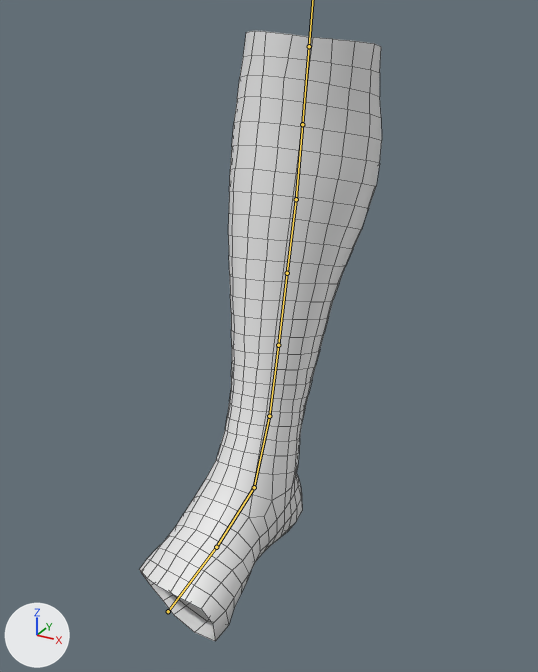
An edit to the FBX model care-up/Assets/Resources_moved/Models/CompressionStockingOnLeg.fbx, drawn before and after from the same camera.
Both versions are drawn from a camera (50 mm lens) standing at (0.319, -0.401, 0.488) and looking at (0.0, 0.179, 0.198). Arrows for +X, +Y and +Z are at lower left; the lights stay in place. Both versions are drawn at frame 1449 of the action 'Armature_CSOL|_csol_SQ2_L_armsRawAnimation4_PuttingCompressionStocking_SQ2_step_23-33.ble'; the numbers are the values there. The bones that bend it are drawn over the model as lines. Mesh edges are drawn as thin lines.

The first picture shows 'CompressionStockingOnLegMesh'.
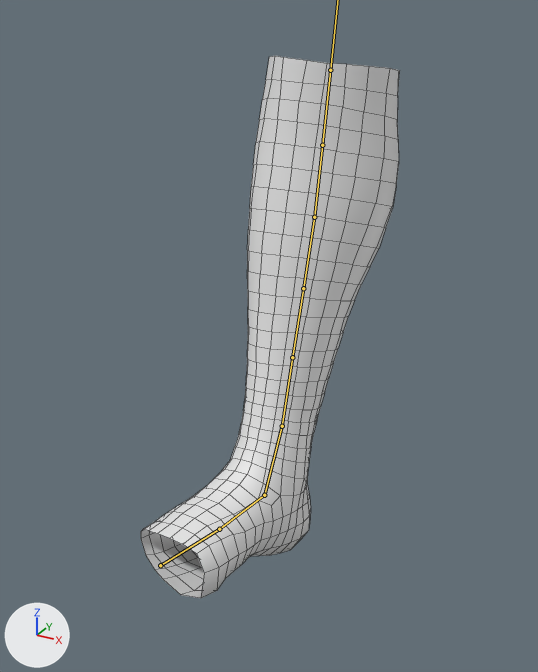
What differs and where, as boxes [x1, y1, x2, y2] in the pictures (538 x 672 px):
'CompressionStockingOnLegMesh', posed (7% wider, 11% shorter): before [139, 30, 382, 641]; after [141, 56, 400, 598]
bone 'Bone', root to tip: before (168, 611) to (216, 547); after (160, 565) to (219, 529)
bone 'Bone.003', root to tip: before (216, 547) to (254, 487); after (219, 529) to (264, 495)
bone 'Bone.001', root to tip: before (254, 487) to (269, 416); after (264, 495) to (282, 426)
bone 'Bone.007', root to tip: before (269, 416) to (278, 345); after (282, 426) to (292, 357)
bone 'Bone.004', root to tip: before (278, 345) to (287, 273); after (292, 357) to (303, 288)
bone 'Bone.006', root to tip: before (287, 273) to (296, 199); after (303, 288) to (314, 217)

Diff of the bpy script that builds the scene:
```diff
--- a/care-up/Assets/Resources_moved/Models/CompressionStockingOnLeg.fbx.py
+++ b/care-up/Assets/Resources_moved/Models/CompressionStockingOnLeg.fbx.py
@@ bone_bone @@
 bone_bone = bpy.data.objects['Armature_CSOL'].pose.bones['Bone']
-bone_bone.location = (0.0, 0.0, 0.0)
-bone_bone.rotation_quaternion = (1.0, 0.0, 0.0, 0.0)  # degrees (0, 0, 0)
-bone_bone.scale = (1.0, 1.0, 1.0)
+bone_bone.location = (-0.02, 0.024, 0.026)
+bone_bone.rotation_quaternion = (0.978, -0.194, -0.045, -0.056)  # degrees (-22, -6, -5)
+bone_bone.scale = (1.01, 1.01, 1.01)
@@ bone_bone_003 @@
 bone_bone_003 = bpy.data.objects['Armature_CSOL'].pose.bones['Bone.003']  # child of 'Bone'
-bone_bone_003.rotation_quaternion = (0.999, -0.003, 0.005, 0.047)  # degrees (0, 1, 5)
+bone_bone_003.rotation_quaternion = (0.999, -0.003, 0.007, 0.054)  # degrees (0, 1, 6)
@@ bone_bone_001 @@
 bone_bone_001 = bpy.data.objects['Armature_CSOL'].pose.bones['Bone.001']  # child of 'Bone.003'
-bone_bone_001.rotation_quaternion = (0.984, -0.171, 0.003, -0.041)  # degrees (-20, -1, -5)
+bone_bone_001.rotation_quaternion = (1.0, -0.005, -0.003, -0.019)  # degrees (-1, 0, -2)
@@ bone_bone_007 @@
 bone_bone_007 = bpy.data.objects['Armature_CSOL'].pose.bones['Bone.007']  # child of 'Bone.001'
-bone_bone_007.rotation_quaternion = (1.0, 0.0, 0.0, 0.0)  # degrees (0, 0, 0)
+bone_bone_007.rotation_quaternion = (1.0, 0.024, -0.001, -0.01)  # degrees (3, 0, -1)
@@ bone_bone_004 @@
 bone_bone_004 = bpy.data.objects['Armature_CSOL'].pose.bones['Bone.004']  # child of 'Bone.007'
-bone_bone_004.rotation_quaternion = (1.0, 0.0, 0.0, 0.0)  # degrees (0, 0, 0)
+bone_bone_004.rotation_quaternion = (1.0, 0.005, 0.0, -0.004)  # degrees (1, 0, 0)
@@ bone_bone_006 @@
 bone_bone_006 = bpy.data.objects['Armature_CSOL'].pose.bones['Bone.006']  # child of 'Bone.004'
-bone_bone_006.scale = (1.0, 1.0, 1.0)
+bone_bone_006.scale = (1.02, 1.02, 1.02)
```
